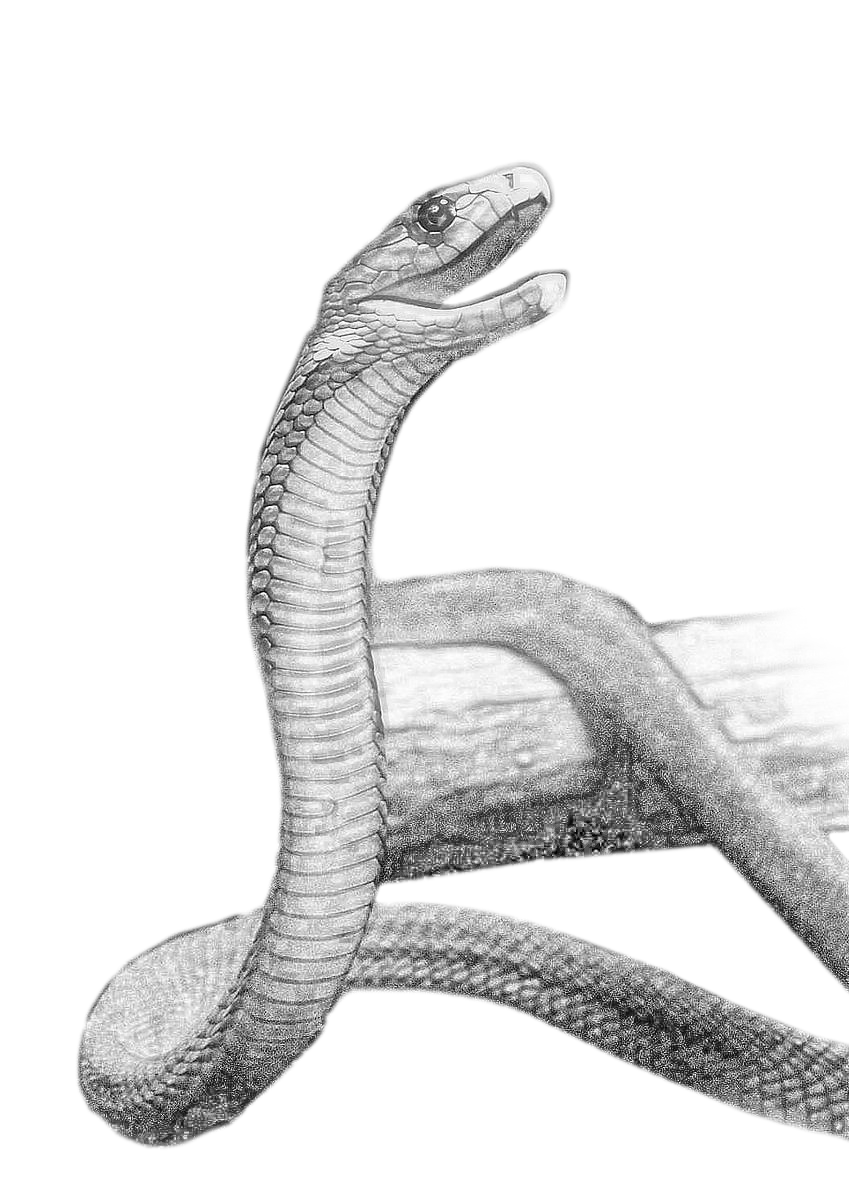
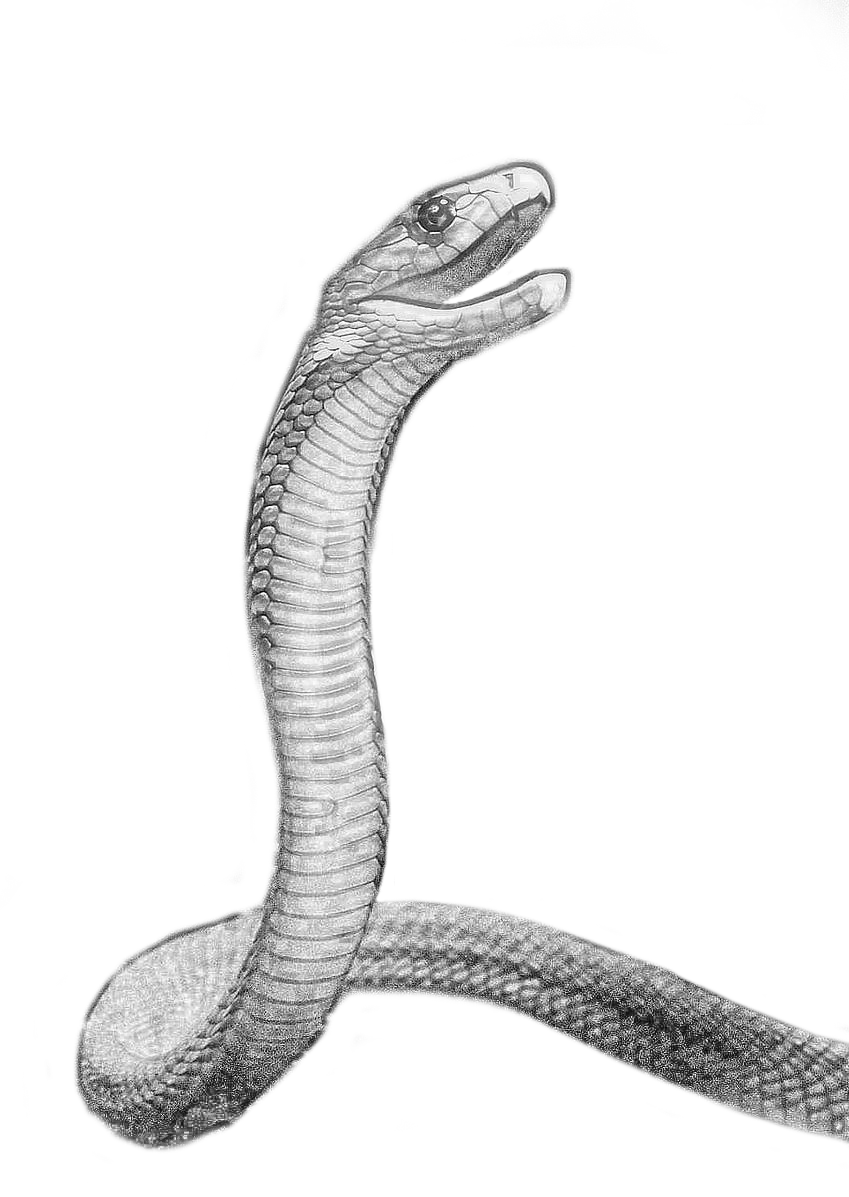
Layered file, before and after one edit (849 x 1197). Changes by layer:
added layer "MambaCerna-pencil2.jpg alpha copy" above "MambaCerna-pencil2.jpg alpha" over 47, 0, 849, 1153
renamed "MambaCerna-pencil2.jpg trnsparent" to "MambaCerna-pencil2.jpg transparent", hid it, painted on it over 73, 157, 849, 1152
